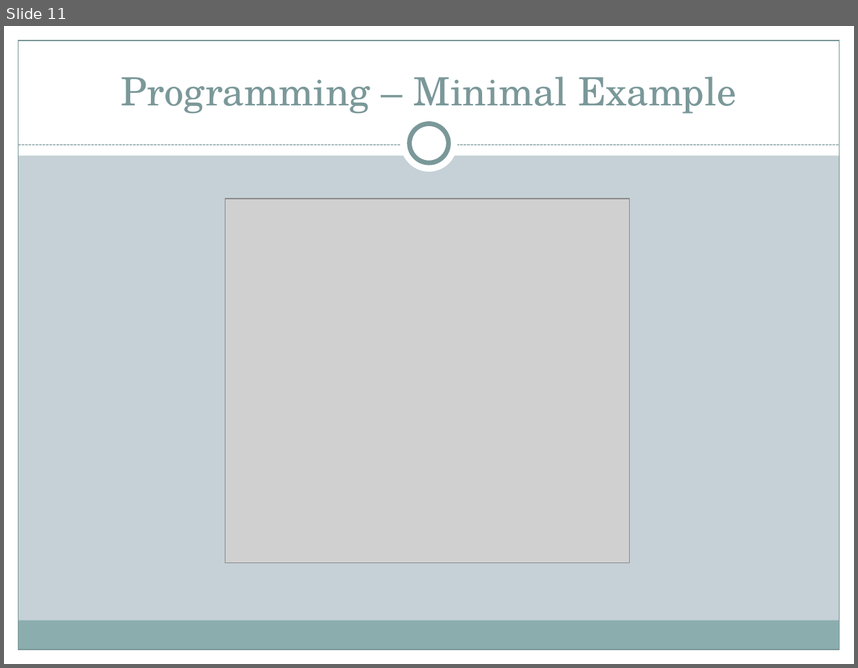
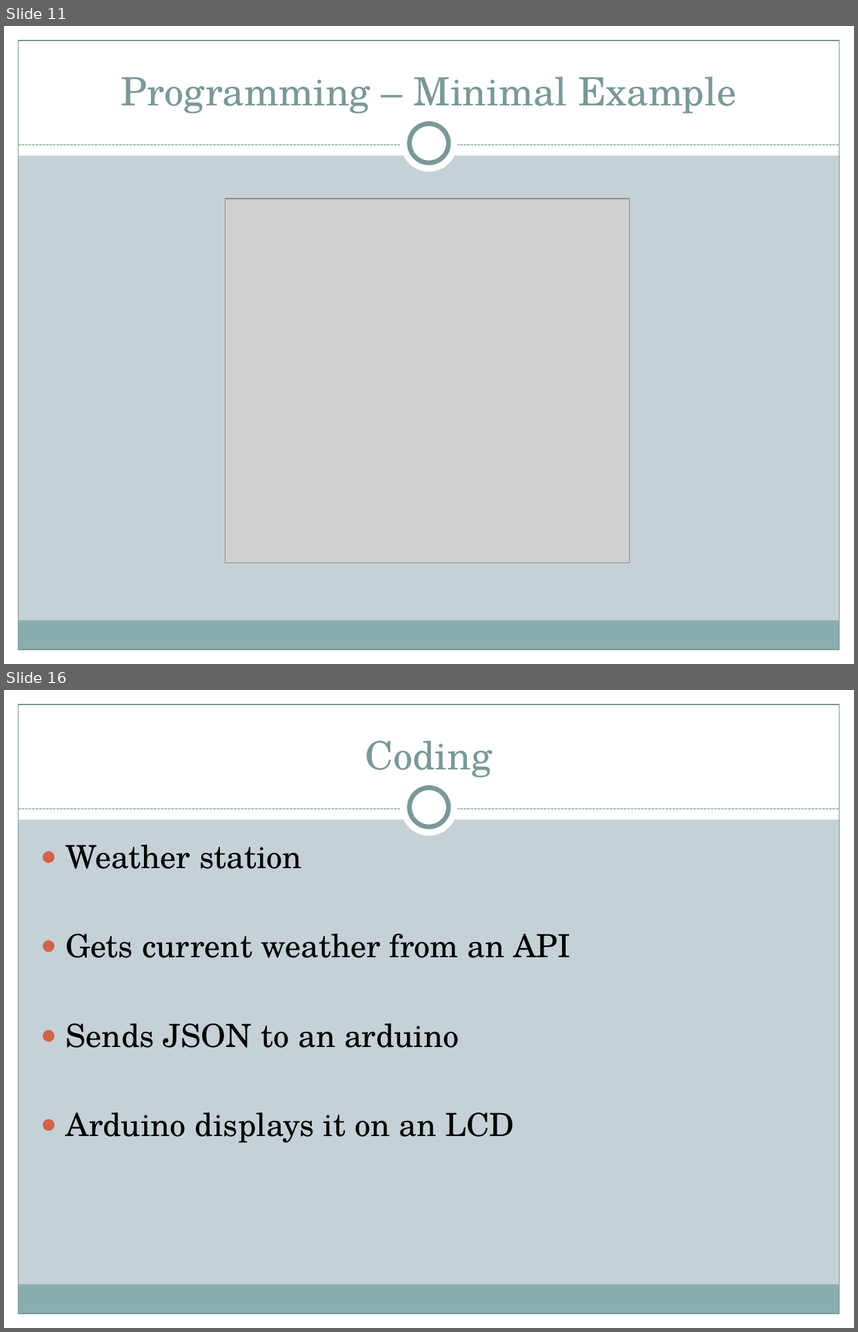
Before and after one commit to AlexKimmig/E-Portfolio-ESP8266, a slide deck: Presentation/Presentation E-Portfolio ES8266.pptx. Shown one above the other, each under a label of ours: slide 11 before the commit, slides 11 and 16 after it; the slides between them are not shown. The pictures are 858x668 and 858x1332 pixels, drawn with LibreOffice and Linux fonts; fonts in the diff are those of the drawing; grey boxes stand for pictures. Boxes give left, top, right and bottom in pixels: in the first picture for what was removed or moved away, otherwise in the second. Text is boxed around its words. In the diff, an @@ line names an element or a change of style, - is before the commit and + after.

```diff
--- a/Presentation/Presentation E-Portfolio ES8266.pptx
+++ b/Presentation/Presentation E-Portfolio ES8266.pptx
@@ slide 16 added at (x1=4, y1=690, x2=854, y2=1328), background #C5D1D7; not listed: 9 template elements that a slide beside it also shows @@
@@ title added at (x1=366, y1=740, x2=493, y2=778), 33 pt, text #7C999A @@
+Coding
@@ text added at (x1=66, y1=845, x2=570, y2=1143), 27 pt, text #000000 @@
+● Weather station
+● Gets current weather from an API
+● Sends JSON to an arduino
+● Arduino displays it on an LCD
```
Also in this commit, not shown: 3 slides changed, 3 other slides added, 7 other files.
